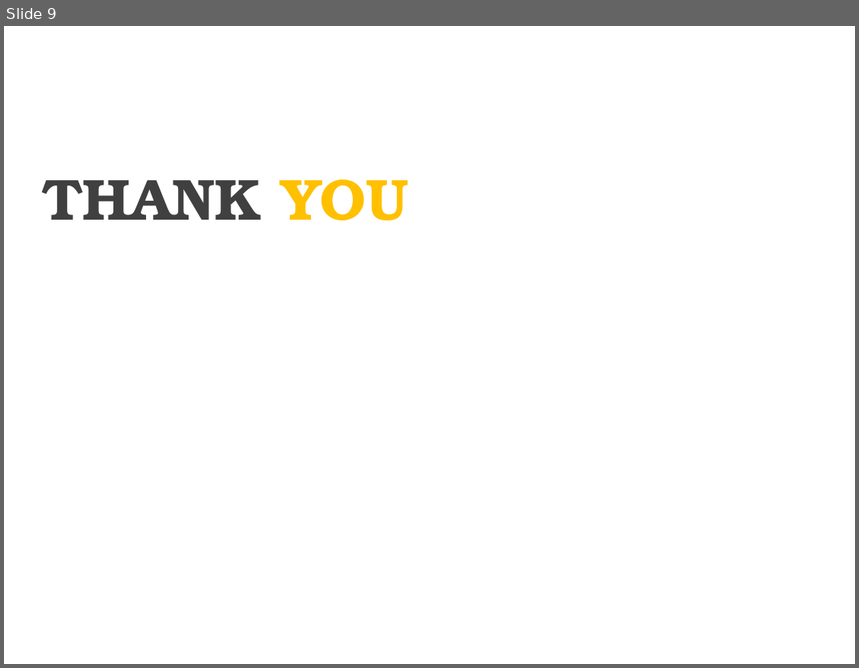
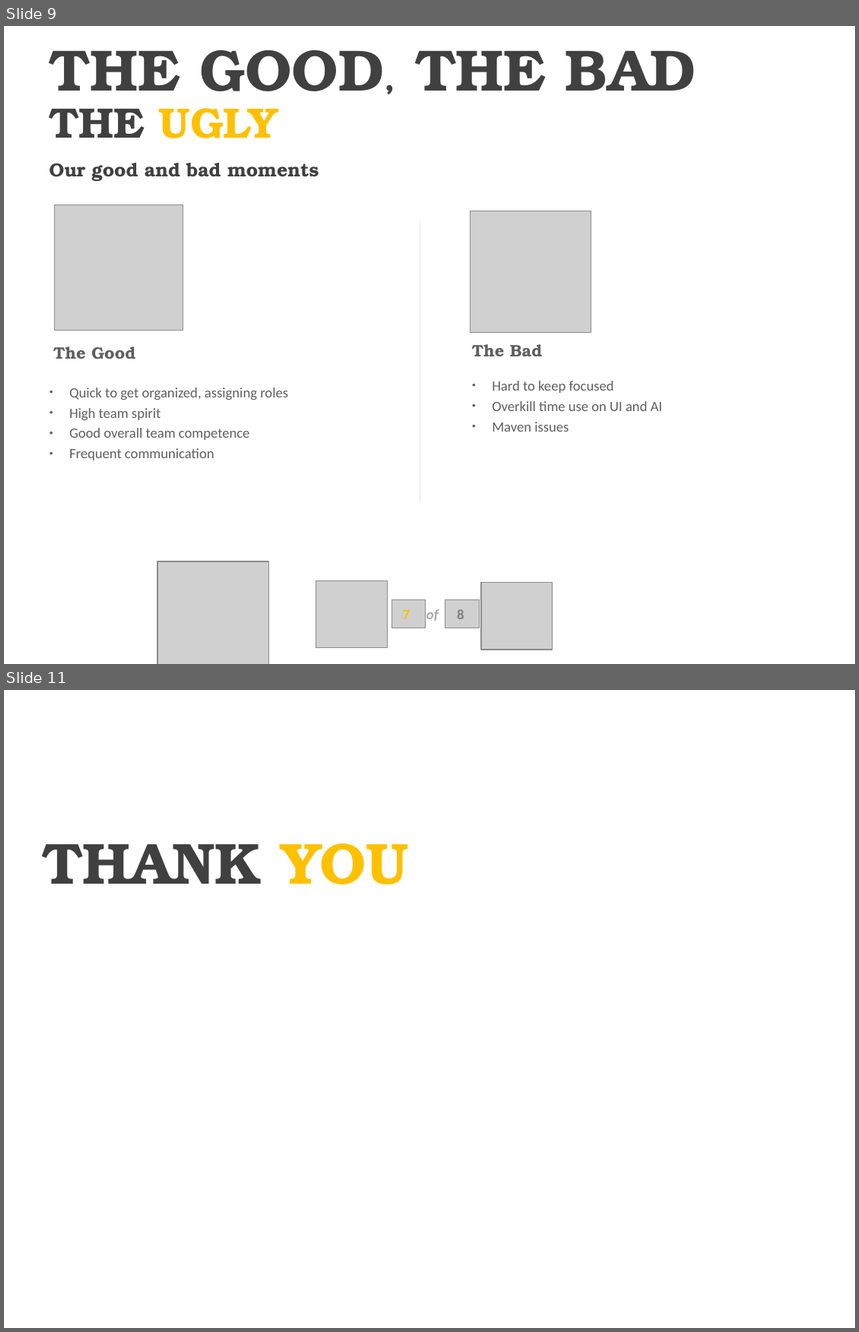
Before and after one commit to luringens/DoodleChess, a slide deck: docs/presentation/Presentasjon oblig3.pptx. Shown one above the other, each under a label of ours: slide 9 before the commit, slides 9 and 11 after it; the slides between them are not shown. The pictures are 859x668 and 859x1332 pixels, drawn with LibreOffice and Linux fonts; fonts in the diff are those of the drawing; grey boxes stand for pictures; background and template pictures are left out. Boxes give left, top, right and bottom in pixels: in the first picture for what was removed or moved away, otherwise in the second. Text is boxed around its words. In the diff, an @@ line names an element or a change of style, - is before the commit and + after.

```diff
--- a/docs/presentation/Presentasjon oblig3.pptx
+++ b/docs/presentation/Presentasjon oblig3.pptx
@@ slide 9 added at (4,26,855,664), background picture (left out) @@
@@ text added at (50,50,696,91), 49.3 pt, text #404040, bold @@
+THE GOOD, THE BAD
@@ text added at (49,108,278,138), 36 pt, text #FFC000, bold @@
+THE UGLY
@@ text added at (49,163,319,181), 16 pt, text #404040, bold @@
+Our good and bad moments
@@ picture added at (55,205,183,331) @@
@@ line added from (420, 222) to (420, 503), #D9D9D9 0.74 pt @@
@@ line added from (421, 222) to (421, 503), #FFFFFF 0.74 pt @@
@@ picture added at (471,211,591,332) @@
@@ text added at (472,344,542,357), 14 pt, text #5F5F5F, bold @@
+The Bad
@@ text added at (53,347,135,360), 14 pt, text #5F5F5F, bold @@
+The Good
@@ text added at (69,388,288,461), 12 pt, text #5F5F5F @@
+● Quick to get organized, assigning roles
+● High team spirit
+● Good overall team competence
+● Frequent communication
@@ text added at (492,381,662,432), 12 pt, text #5F5F5F @@
+● Hard to keep focused
+● Overkill time use on UI and AI
+● Maven issues
@@ picture added at (158,563,268,664) @@
@@ picture added at (316,581,387,648) @@
@@ picture added at (481,582,552,650) @@
@@ picture added at (392,601,427,629) @@
@@ text added at (403,610,410,620), 12 pt, text #FFC000, bold @@
+7
@@ text added at (427,610,439,621), 12 pt, text #A6A6A6, bold, italic @@
+of
@@ picture added at (446,601,480,629) @@
@@ text added at (457,610,464,620), 12 pt, text #808080, bold @@
+8
@@ what was slide 9 is now slide 11 @@
```
Also in this commit, not shown: 6 slides changed, 1 other slide added.
